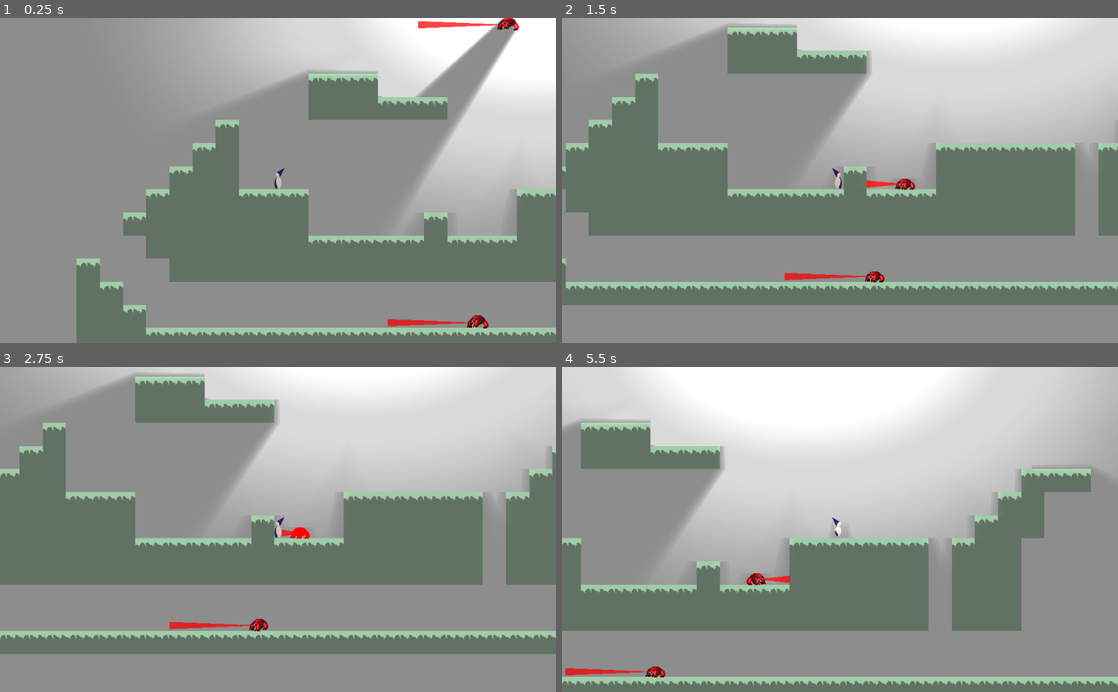
Above: before the commit, frames 1-4 (two rows, left to right).
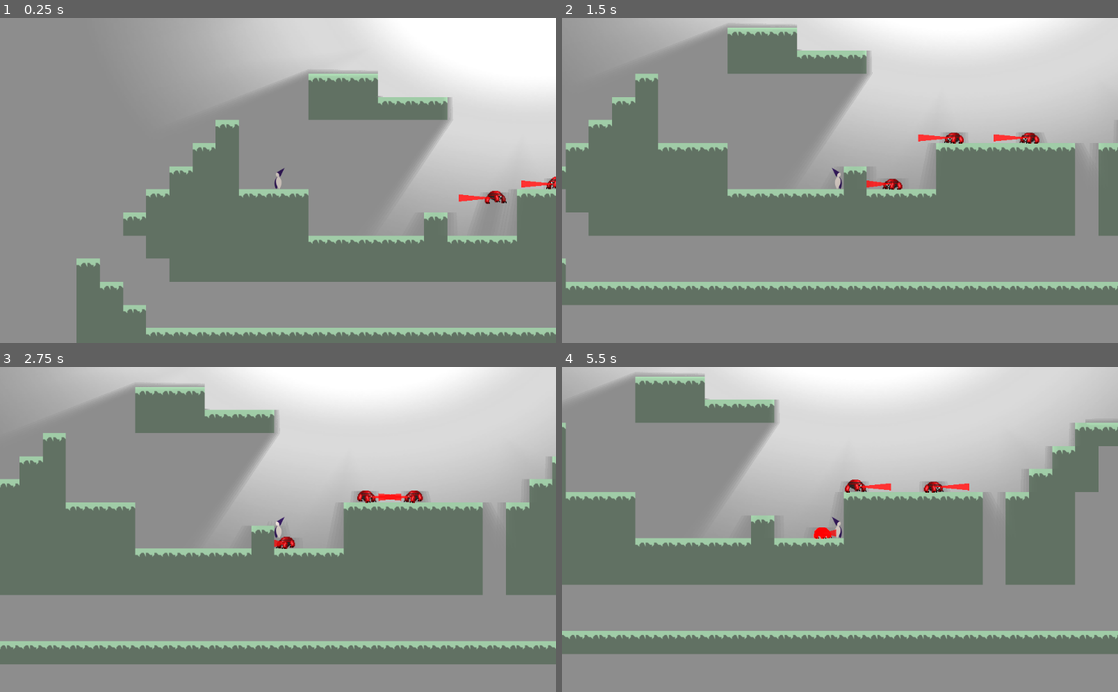
Above: after the commit, the same moments.

Repository: tiagoyukio12/area-51
Game: Godot game, scene res://scenes/World.tscn
Same seed, same stepped clock (60 frames per second), same inputs: the game is played once before the commit and once after it. The engine's default icon, where the game draws it, is replaced by a stand-in: a white triangle on a blue panel in a dark square.
Inputs:
- Up to frame 1 (0.25 s): no input
- Up to frame 2 (1.5 s): hold Shift (naruto_run) 0.53-1.28 s; hold D (move_right) from 0.53 s (still down); tap Space (jump) at 0.77 s; tap Shift (naruto_run) at 1.35 s
- Up to frame 3 (2.75 s): tap Space (jump) at 1.52 s; release D (move_right) at 2.03 s; hold A (move_left) from 2.03 s (still down); hold Shift (naruto_run) from 2.03 s (still down)
- Up to frame 4 (5.5 s): release A (move_left) at 2.78 s; release Shift (naruto_run) at 2.78 s; hold D (move_right) 2.78-4.28 s; tap Shift (naruto_run) at 2.85, 4.35 s; tap Space (jump) at 3.02, 3.77, 4.52 s; hold Shift (naruto_run) 3.53-4.28 s; hold A (move_left) 4.28-5.03 s; hold D (move_right) from 5.03 s (still down); hold Shift (naruto_run) from 5.03 s (still down)

The runs differ from the first frame. In frame 1, 3.5% of the frame differs, in the area x 69-100%, y 0-96%; in frame 2, 0.9%; in frame 3, 19%; in frame 4, 58%, in the area x 0-100%, y 0-100%.

Commit message:
Turn mob around when on edge

Diff:
--- a/scenes/Mob.tscn
+++ b/scenes/Mob.tscn
@@ -35,7 +35,7 @@
 
 [node name="RayCast2D" type="RayCast2D" parent="."]
 enabled = true
-cast_to = Vector2( -250, 0 )
+cast_to = Vector2( -100, 0 )
 
 [node name="Sprite" type="Sprite" parent="."]
 texture = ExtResource( 2 )
@@ -50,3 +50,7 @@
 [node name="Polygon2D" type="Polygon2D" parent="."]
 color = Color( 0.956863, 0.0313726, 0.0313726, 0.784314 )
 polygon = PoolVector2Array( 0, 0, -250, 10, -250, -10 )
+
+[node name="RayCast2D2" type="RayCast2D" parent="."]
+position = Vector2( -25, 25 )
+enabled = true
--- a/scenes/World.tscn
+++ b/scenes/World.tscn
@@ -43,5 +43,8 @@
 position = Vector2( 4481.54, 545.156 )
 next_world = "res://scenes/World2.tscn"
 
+[node name="KinematicBody2D2" parent="." instance=ExtResource( 8 )]
+position = Vector2( 1085.06, 529.391 )
+
 [node name="KinematicBody2D" parent="." instance=ExtResource( 8 )]
-position = Vector2( 865.87, 936.941 )
+position = Vector2( 1280.27, 399.249 )
--- a/scripts/Mob.gd
+++ b/scripts/Mob.gd
@@ -6,10 +6,18 @@
 var velocity = Vector2.ZERO
 var is_walking_right = false
 
+func _physics_process(_delta):
+	# Walk
+	velocity.x = MOVE_SPEED if is_walking_right else - MOVE_SPEED
 
-func _physics_process(_delta):
-	# Follow player if in view
-	velocity.x = MOVE_SPEED if is_walking_right else - MOVE_SPEED
+	# Gravity
+	velocity.y += GRAVITY
+	if is_on_floor() and velocity.y >= 0:
+		velocity.y = 5
+	if velocity.y > 1000:
+		velocity.y = 1000
+
+	# Change color to red and stop if player in LoS
 	var collision = $RayCast2D.get_collider()
 	if collision and collision.name == "Player":
 			velocity.x = 0
@@ -19,28 +27,20 @@
 		$AnimationPlayer.play("walk")
 		$Sprite.modulate = Color(1, 1, 1)
 
-	# Get collision distance
-	var collision_distance = 250 if velocity.x > 0 else -250
+	# Move mob
+	velocity = move_and_slide(velocity, Vector2(0, -1))
+
+	# Draw LoS cone
+	var collision_distance = 100 if velocity.x > 0 else -100
 	if collision:
 			var world_point = $RayCast2D.get_collision_point()
 			collision_distance = world_point.x - self.position.x
-	print(collision_distance)
-	# Draw vision cone
 	$Polygon2D.polygon[1] = Vector2(collision_distance, 10)
 	$Polygon2D.polygon[2] = Vector2(collision_distance, -10)
-	print($Polygon2D.polygon[0])
 
-	# Gravity
-	var grounded = is_on_floor()
-	velocity.y += GRAVITY
-	if grounded and velocity.y >= 0:
-		velocity.y = 5
-	if velocity.y > 1000:
-		velocity.y = 1000
-
-	velocity = move_and_slide(velocity)
-
-	if abs(velocity.x) < 0.1 and !(collision.name == "Player"):
+	# Turn direction if collide with wall or on edge
+	if is_on_wall() or !$RayCast2D2.is_colliding():
 		is_walking_right = !is_walking_right
 		get_node("Sprite").set_flip_h(is_walking_right)
 		$RayCast2D.cast_to.x *= -1
+		$RayCast2D2.position.x *= -1
--- a/scripts/Player.gd
+++ b/scripts/Player.gd
@@ -14,7 +14,7 @@
 var motion = Vector2()
 var max_speed = MOVE_SPEED
 
-func _physics_process(delta):
+func _physics_process(_delta):
 	motion.y += GRAVITY
 	var friction = false
 
--- a/scripts/World.gd
+++ b/scripts/World.gd
@@ -8,7 +8,7 @@
 	#pass # Replace with function body.
 	var mob = MOB.instance()
 	add_child(mob)
-	mob.position = Vector2(950, 20)
+	mob.position = Vector2(900, 500)
 
 # Called every frame. 'delta' is the elapsed time since the previous frame.
 #func _process(delta):
--- a/scripts/WorldComplete.gd
+++ b/scripts/WorldComplete.gd
@@ -3,7 +3,7 @@
 export(String, FILE, "*.tscn") var next_world
 
 # Called every frame. 'delta' is the elapsed time since the previous frame.
-func _process(delta):
+func _process(_delta):
 	var bodies = get_overlapping_bodies()
 	for body in bodies:
 		if body.name == "Player":
